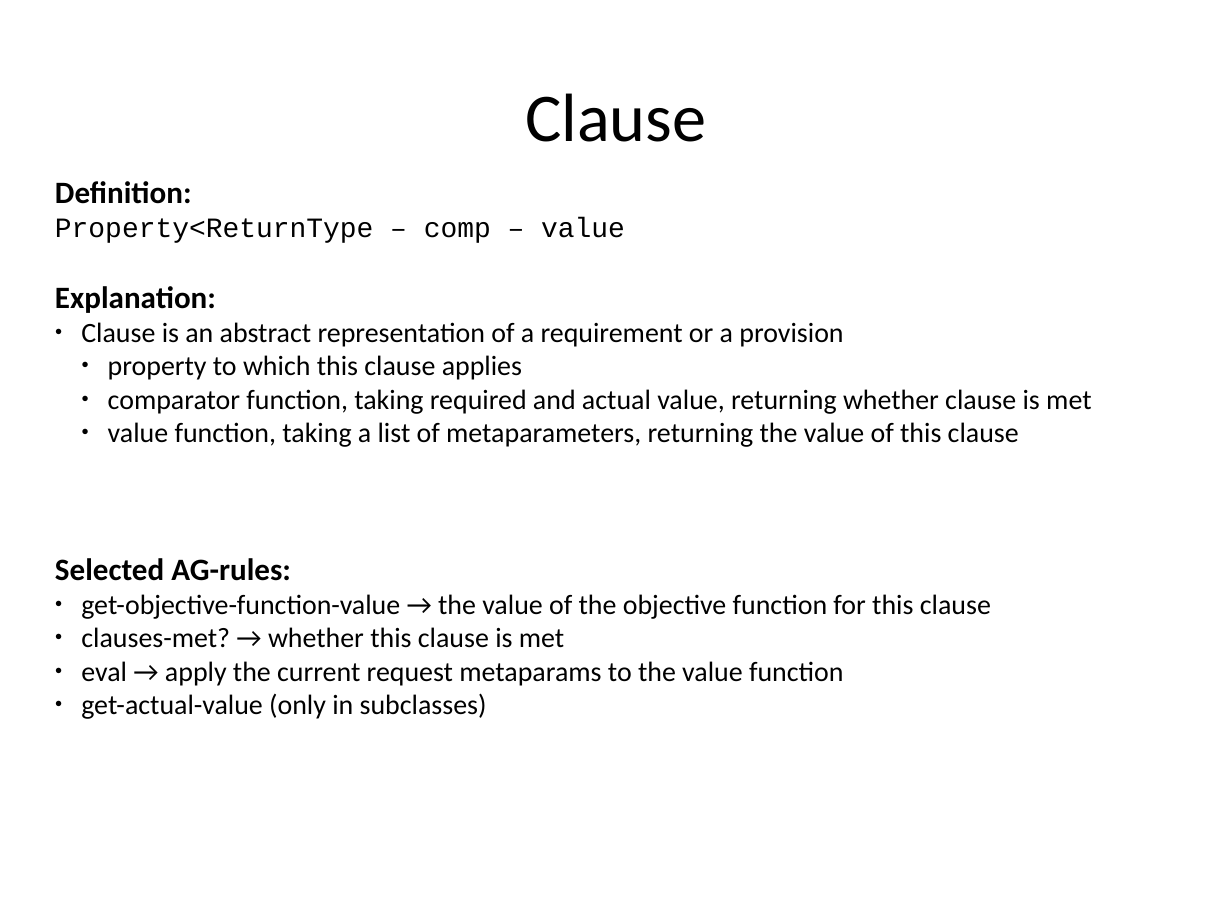
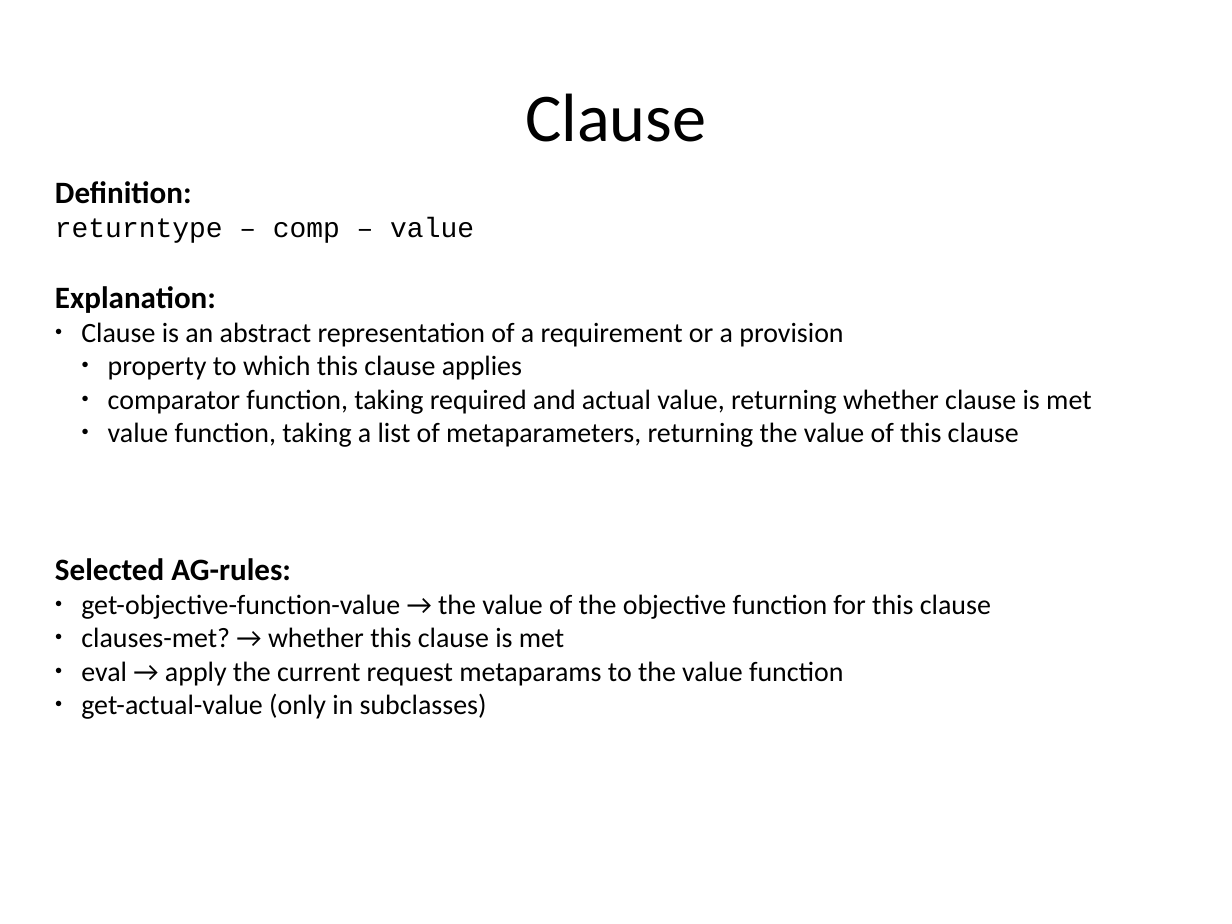
Before and after one commit to rene-schoene/racr-mquat, a slide deck: slide 19 of doc/the-model.odp. Drawn at 1232x924 pixels with LibreOffice and Linux fonts; fonts in the diff are those of the drawing. Boxes give left, top, right and bottom in pixels: in the first picture for what was removed or moved away, otherwise in the second. Text is boxed around its words. In the diff, an @@ line names an element or a change of style, - is before the commit and + after.

Commit message:
Properties in root and more cleanup.
- AST
        - properties in	root
- AG
        - shorten objective-value and and actual-value
        - clauses-met? now checks for request
- Example-AST
        - changed properties according to AST-changes

```diff
--- a/doc/the-model.odp
+++ b/doc/the-model.odp
@@ text at (55, 218, 474, 243): text changed @@
-Property<ReturnType – comp – value
+returntype – comp – value
```
Also in this commit, not shown: 5 other slides changed, 1 other file.
